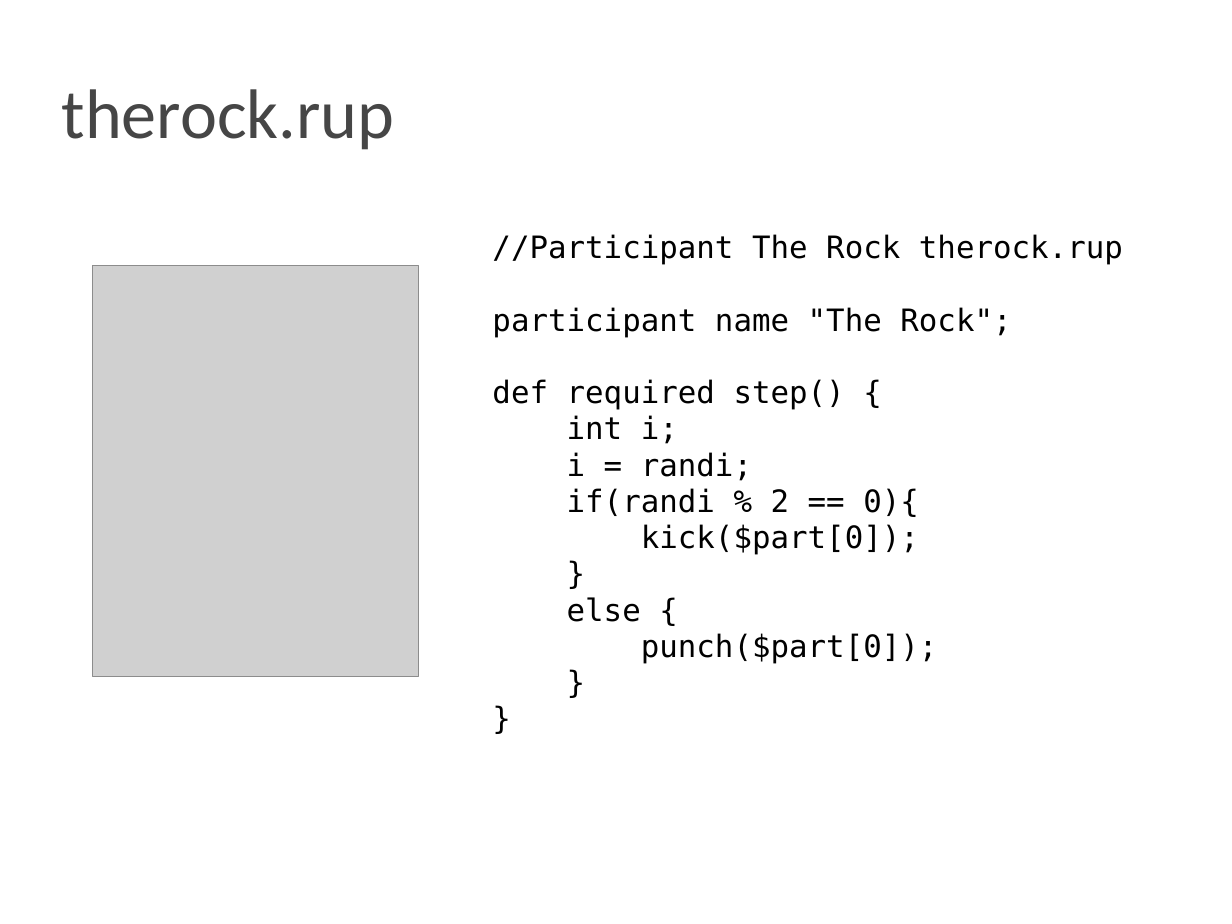
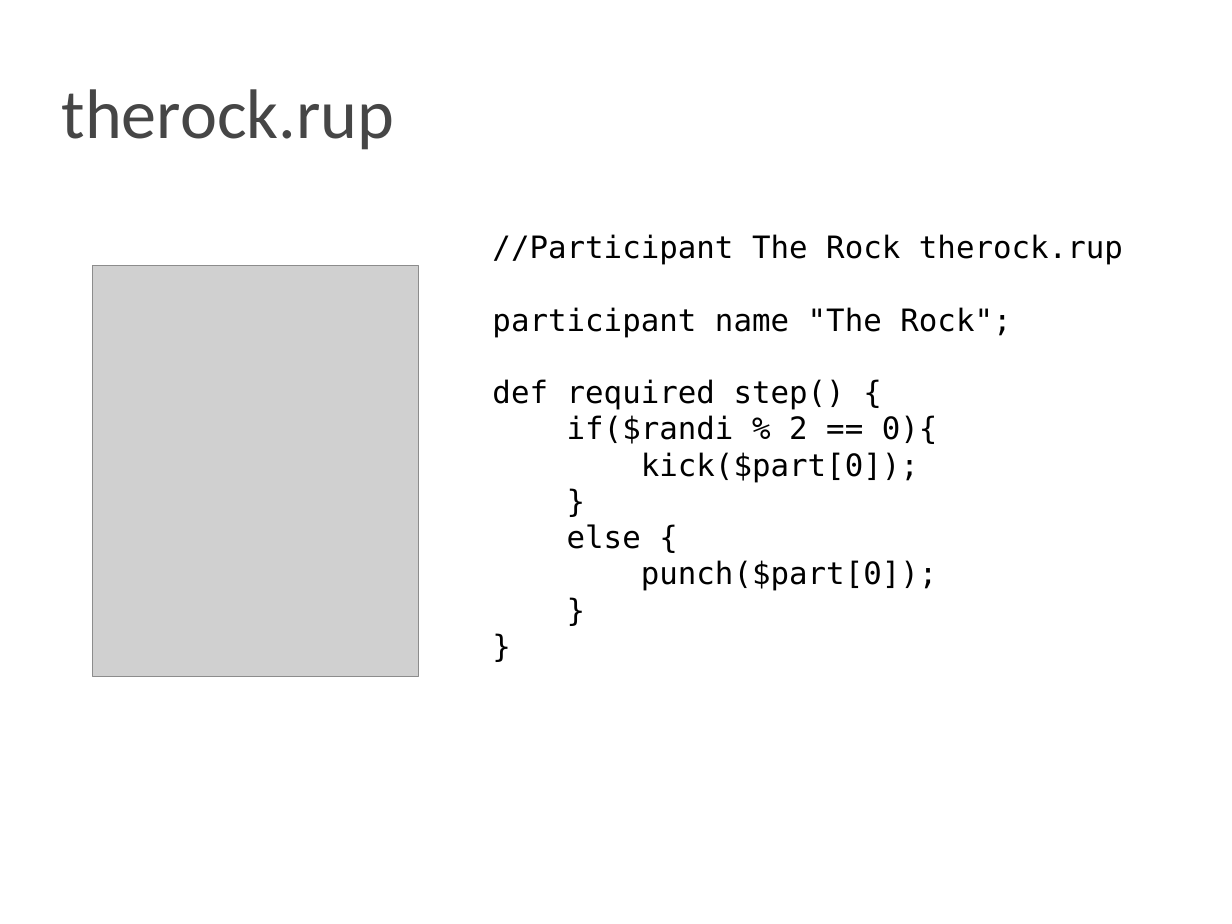
Before and after one commit to dcoli/plt4115, a slide deck: slide 6 of src/compiler/doc/rumble.odp. Drawn at 1232x924 pixels with LibreOffice and Linux fonts; fonts in the diff are those of the drawing; grey boxes stand for pictures. Boxes give left, top, right and bottom in pixels: in the first picture for what was removed or moved away, otherwise in the second. Text is boxed around its words. In the diff, an @@ line names an element or a change of style, - is before the commit and + after.

```diff
--- a/src/compiler/doc/rumble.odp
+++ b/src/compiler/doc/rumble.odp
@@ text at (492,234,1123,591): text changed @@
-//Participant The Rock therock.rup
-participant name "The Rock";
-def required step() {
-int i;
-i = randi;
-if(randi % 2 == 0){
-kick($part[0]);
-}
-else {
-punch($part[0]);
-}
-}
+//Participant The Rock therock.rup
+participant name "The Rock";
+def required step() {
+if($randi % 2 == 0){
+kick($part[0]);
+}
+else {
+punch($part[0]);
+}
+}
```
Also in this commit, not shown: 3 other slides changed, 1 slide added, 1 slide removed, 1 other file.
